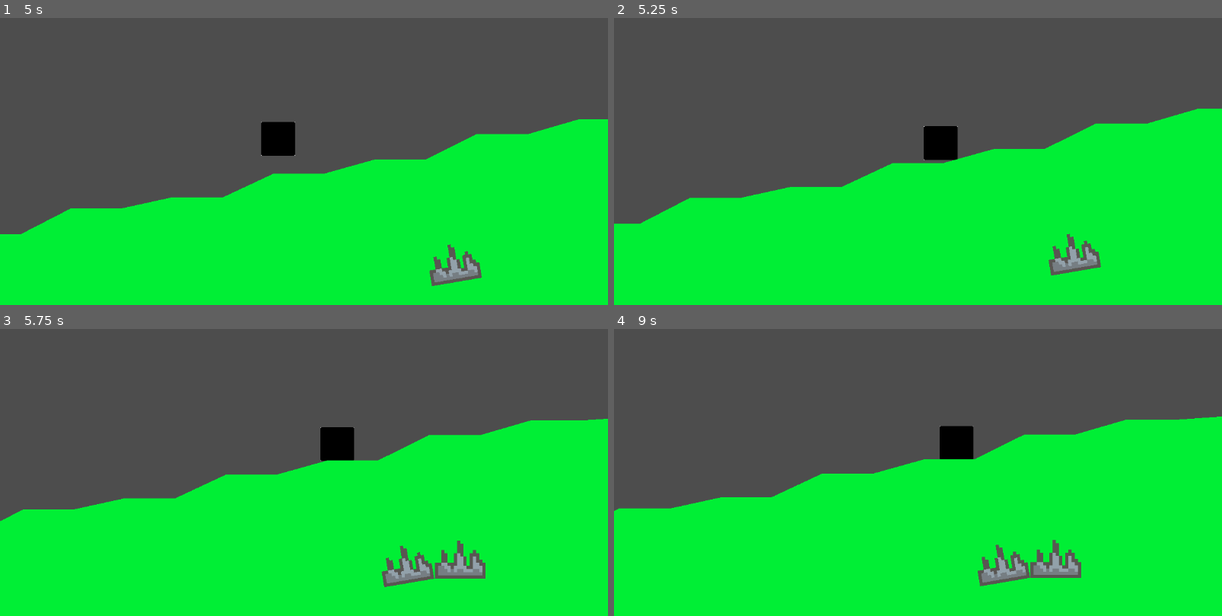
Above: before the commit, frames 1-4 (two rows, left to right).
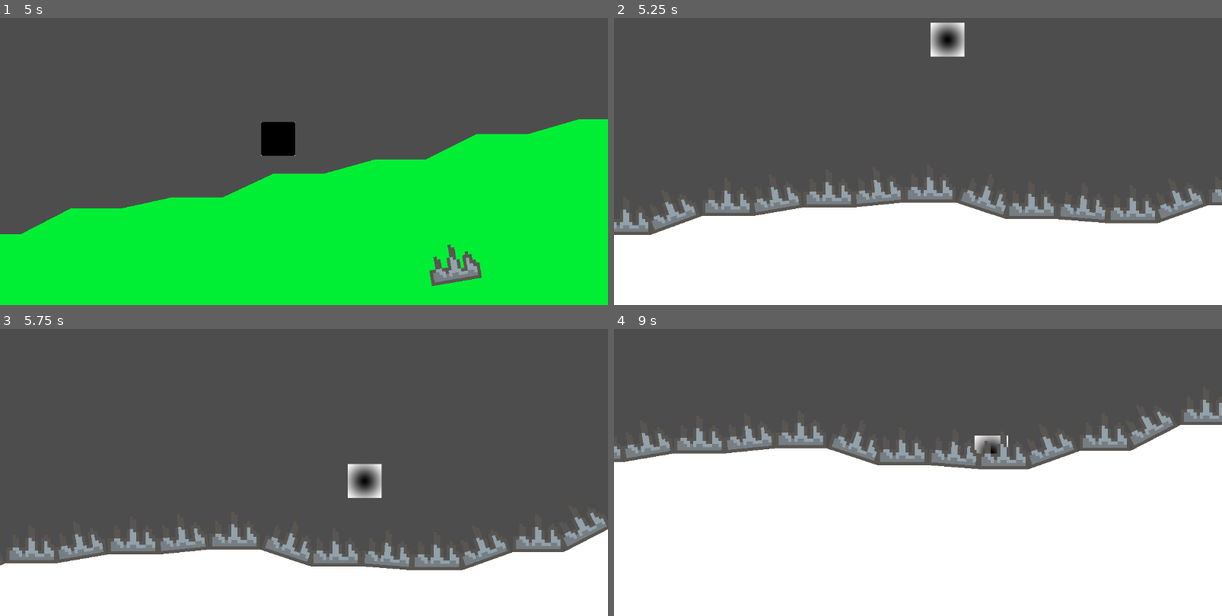
Above: after the commit, the same moments.

Repository: kir-55/TimeController
Game: Godot game, scene res://Scenes/dimension_1.tscn
Two runs of this game, one before a commit and one after it. Both use one fixed random seed, a clock stepped at 60 frames per second and the inputs below. This scene is started directly instead of the project's main scene.
Inputs:
- Up to frame 1 (5 s): hold D (right) 0.53-2.03 s; tap Shift (dash) every 0.75 s from 0.6 to 4.35 s; tap Space (jump) at 0.77, 1.52, 3.02, 3.77, 4.52 s; hold A (left) 2.03-2.78 s; hold D (right) 2.78-4.28 s; hold A (left) from 4.28 s (still down)
- Up to frame 2 (5.25 s): release A (left) at 5.03 s; hold D (right) from 5.03 s (still down); tap Shift (dash) at 5.1 s
- Up to frame 3 (5.75 s): keep holding D (right)
- Up to frame 4 (9 s): release D (right) at 5.78 s; hold A (left) 5.78-7.28 s; tap Shift (dash) every 0.75 s from 5.85 to 8.85 s; tap Space (jump) at 6.02, 6.77, 7.52 s; hold D (right) from 7.28 s (still down)

Frame 1 is identical in both runs. In frame 2, 50% of the frame differs, in the area x 0-100%, y 1-100%; in frame 3, 53%; in frame 4, 63%, in the area x 0-100%, y 24-100%.
Error before the commit: Invalid assignment of property or key 'player_coords' with value of type 'Vector2' on a base object of type 'Node (global_objects.gd)'. (res://Scripts/dimensio…

Commit message:
player spawn in dimentions

Diff:
--- a/Scenes/game.tscn
+++ b/Scenes/game.tscn
@@ -26,15 +26,6 @@
 fill_from = Vector2(0.5, 0.5)
 metadata/_snap_enabled = true
 
-[sub_resource type="Resource" id="Resource_m7sui"]
-script = ExtResource("4_ygruv")
-prefab = ExtResource("3_t801l")
-spawn_on_center = true
-initial_chance = 100
-chance_to_spawn = 20.0
-chance_multiplyer = 1
-min_scale = 6.0
-max_scale = 6.0
 
 [sub_resource type="ShaderMaterial" id="ShaderMaterial_53rot"]
 shader = ExtResource("4_21xhv")
--- a/Scripts/dimension1_timer.gd
+++ b/Scripts/dimension1_timer.gd
@@ -2,6 +2,6 @@
 
 func _on_timeout():
 	var player = get_tree().root.get_node("Dimension1/Player")
-	GlobalObjects.player_coords = player.global_position
-	print(GlobalObjects.player_coords)
+	#GlobalObjects.player_coords = player.global_position
+	#print(GlobalObjects.player_coords)
 	get_tree().change_scene_to_file("res://Scenes/game.tscn")
